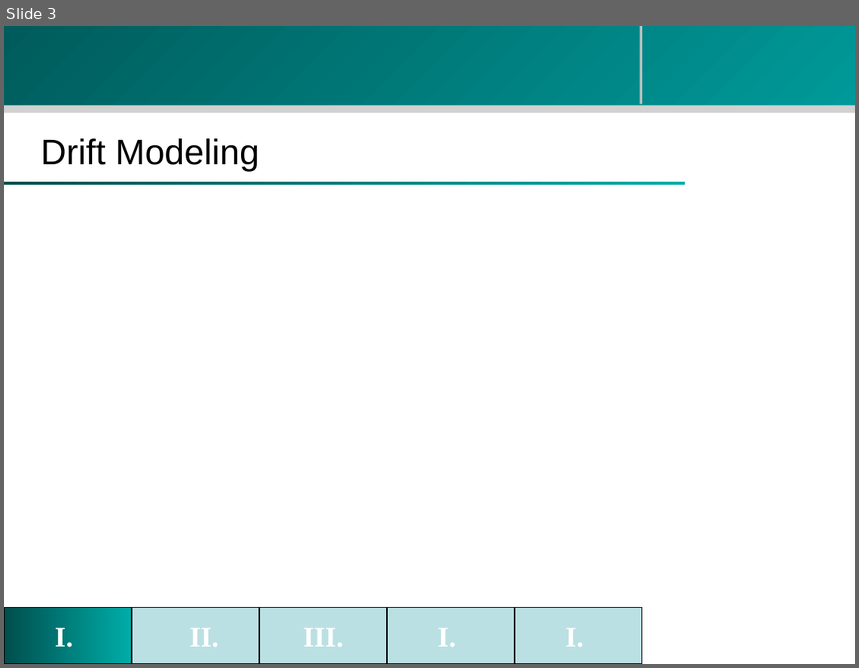
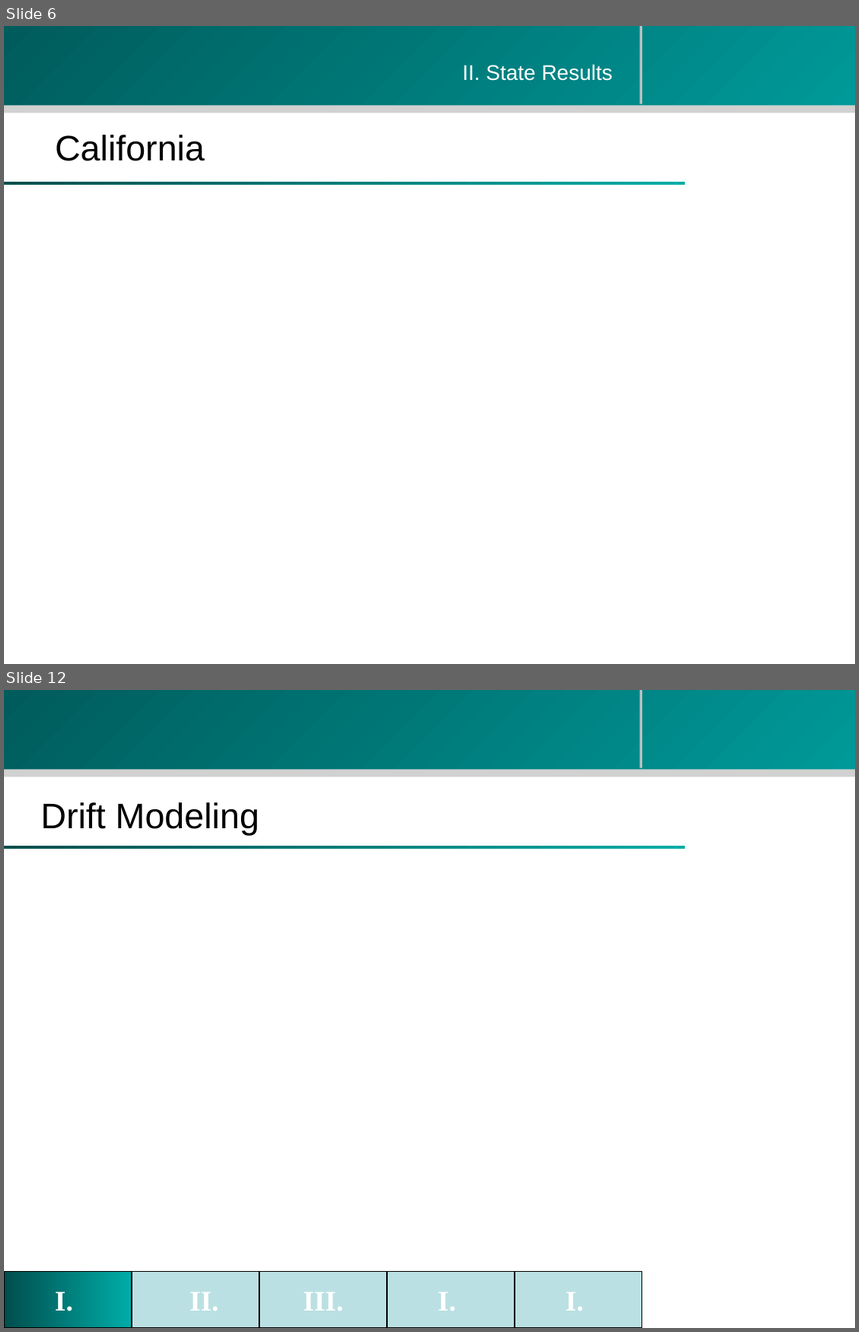
Before and after one commit to zhouzhenghui/svnrepository, a slide deck: SVNRepository/Presentation/M.Eng Final Presentation-take2.ppt. Shown one above the other, each under a label of ours: slide 3 before the commit, slides 6 and 12 after it; the slides between them are not shown. The pictures are 859x668 and 859x1332 pixels, drawn with LibreOffice and Linux fonts; fonts in the diff are those of the drawing; background and template pictures are left out. Boxes give left, top, right and bottom in pixels: in the first picture for what was removed or moved away, otherwise in the second. Text is boxed around its words. In the diff, an @@ line names an element or a change of style, - is before the commit and + after.

```diff
--- a/SVNRepository/Presentation/M.Eng Final Presentation-take2.ppt
+++ b/SVNRepository/Presentation/M.Eng Final Presentation-take2.ppt
@@ slide 6 added at (x1=4, y1=26, x2=855, y2=664), background #FFFFFF; not listed: 4 template elements that a slide beside it also shows @@
@@ text added at (x1=462, y1=64, x2=613, y2=81), 18 pt, text #FFFFFF @@
+II. State Results
@@ title added at (x1=55, y1=135, x2=205, y2=161), 30 pt, text #000000 @@
+California
@@ what was slide 3 is now slide 12 @@
```
Also in this commit, not shown: 1 slide changed, 9 other slides added, 1 slide removed.
